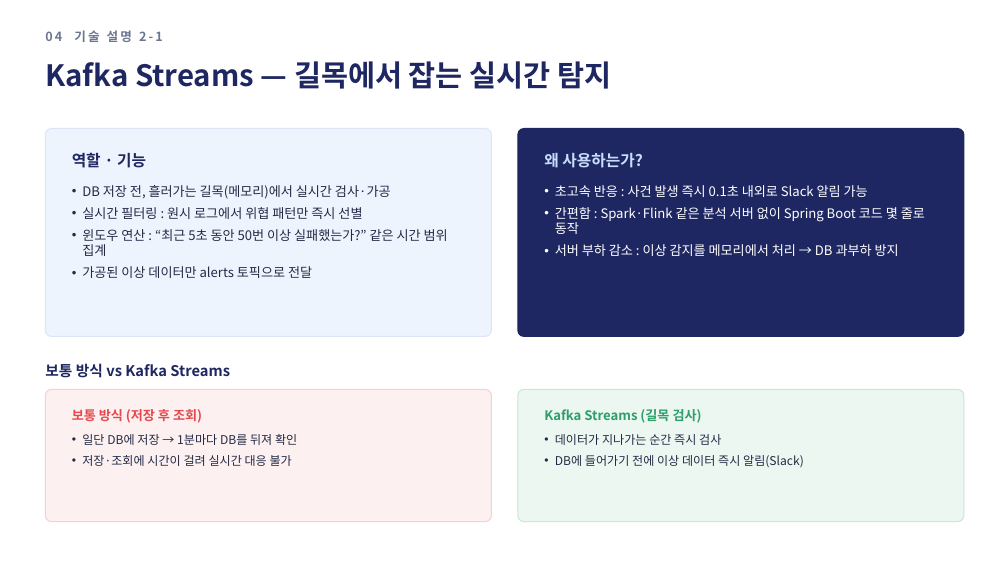
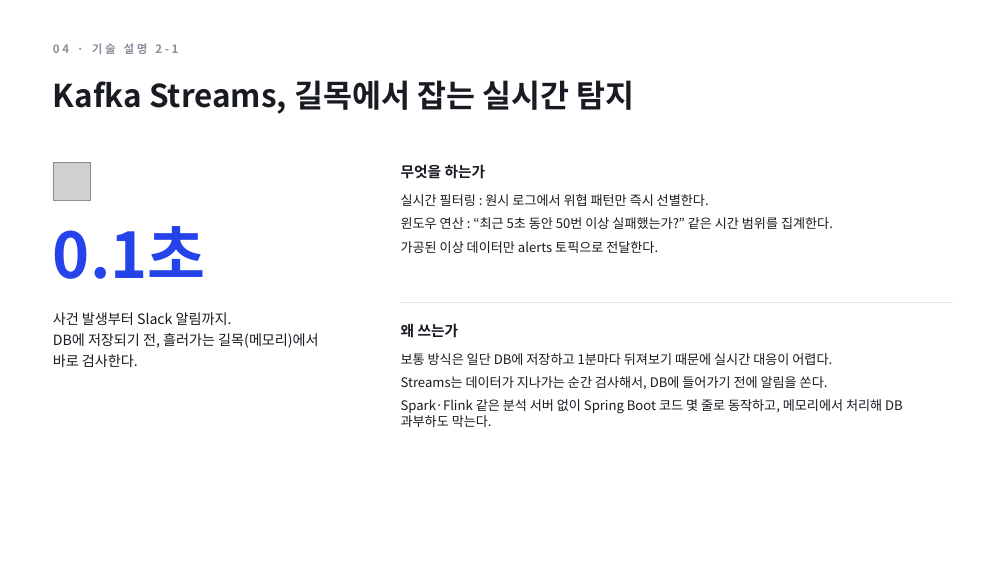
Before and after one commit to 2026-Siheung-Bootcamp-Team-I/Midterm-Presentation, a slide deck: slide 8 of 슬라이드/EDR_중간발표.pptx. Drawn at 1008x567 pixels with LibreOffice and Linux fonts; fonts in the diff are those of the drawing; grey boxes stand for pictures. Boxes give left, top, right and bottom in pixels: in the first picture for what was removed or moved away, otherwise in the second. Text is boxed around its words. In the diff, an @@ line names an element or a change of style, - is before the commit and + after.

Commit message:
발표 슬라이드 재구성: 시나리오 분리, 순서·번호 정리, 아키텍처 이미지·시각화 메모 추가

```diff
--- a/슬라이드/EDR_중간발표.pptx
+++ b/슬라이드/EDR_중간발표.pptx
@@ text at (53,43,178,54): text changed; size 12 to 11 pt; text colour #6B7690 to #8A8F9C @@
-04 기술 설명 2-1
+04 · 기술 설명 2-1
@@ text at (53,80,634,114): text changed; size 28 to 30 pt; text colour #1E2761 to #191B22 @@
-Kafka Streams — 길목에서 잡는 실시간 탐지
+Kafka Streams, 길목에서 잡는 실시간 탐지
@@ rounded rectangle removed at (45,129,492,337) @@
@@ rounded rectangle removed at (518,129,964,337) @@
@@ picture added at (53,163,91,200) @@
@@ text removed at (72,152,146,168) @@
-역할 · 기능
@@ text at (401,164,486,179): text changed; size 15 to 14 pt; text colour #CADCFC to #191B22 @@
-왜 사용하는가?
+무엇을 하는가
@@ text at (401,194,833,253): text changed; text colour #222B45 to #191B22 @@
-• DB 저장 전, 흘러가는 길목(메모리)에서 실시간 검사·가공
-• 실시간 필터링 : 원시 로그에서 위협 패턴만 즉시 선별
-• 윈도우 연산 : “최근 5초 동안 50번 이상 실패했는가?” 같은 시간 범위 집계
-• 가공된 이상 데이터만 alerts 토픽으로 전달
+실시간 필터링 : 원시 로그에서 위협 패턴만 즉시 선별한다.
+윈도우 연산 : “최근 5초 동안 50번 이상 실패했는가?” 같은 시간 범위를 집계한다.
+가공된 이상 데이터만 alerts 토픽으로 전달한다.
@@ text removed at (555,185,925,256) @@
-• 초고속 반응 : 사건 발생 즉시 0.1초 내외로 Slack 알림 가능
-• 간편함 : Spark·Flink 같은 분석 서버 없이 Spring Boot 코드 몇 줄로 동작
-• 서버 부하 감소 : 이상 감지를 메모리에서 처리 → DB 과부하 방지
@@ text added at (53,226,206,279), 60 pt, text #2643EB, bold @@
+0.1초
@@ text added at (53,312,319,367), 13.5 pt, text #191B22 @@
+사건 발생부터 Slack 알림까지.
+DB에 저장되기 전, 흘러가는 길목(메모리)에서 바로 검사한다.
@@ line added from (401, 302) to (953, 302), #E3E5EA 0.75 pt @@
@@ text added at (401,323,459,338), 14 pt, text #191B22, bold @@
+왜 쓰는가
@@ text added at (401,353,903,427), 12.5 pt, text #191B22 @@
+보통 방식은 일단 DB에 저장하고 1분마다 뒤져보기 때문에 실시간 대응이 어렵다.
+Streams는 데이터가 지나가는 순간 검사해서, DB에 들어가기 전에 알림을 쏜다.
+Spark·Flink 같은 분석 서버 없이 Spring Boot 코드 몇 줄로 동작하고, 메모리에서 처리해 DB 과부하도 막는다.
@@ text removed at (45,363,230,378) @@
-보통 방식 vs Kafka Streams
@@ rounded rectangle removed at (45,389,492,522) @@
@@ rounded rectangle removed at (518,389,964,522) @@
@@ text removed at (72,409,202,423) @@
-보통 방식 (저장 후 조회)
@@ text removed at (544,409,702,423) @@
-Kafka Streams (길목 검사)
@@ text removed at (82,434,297,466) @@
-• 일단 DB에 저장 → 1분마다 DB를 뒤져 확인
-• 저장·조회에 시간이 걸려 실시간 대응 불가
@@ text removed at (555,434,804,467) @@
-• 데이터가 지나가는 순간 즉시 검사
-• DB에 들어가기 전에 이상 데이터 즉시 알림(Slack)
```
Also in this commit, not shown: 11 other slides changed, 19 other files.
